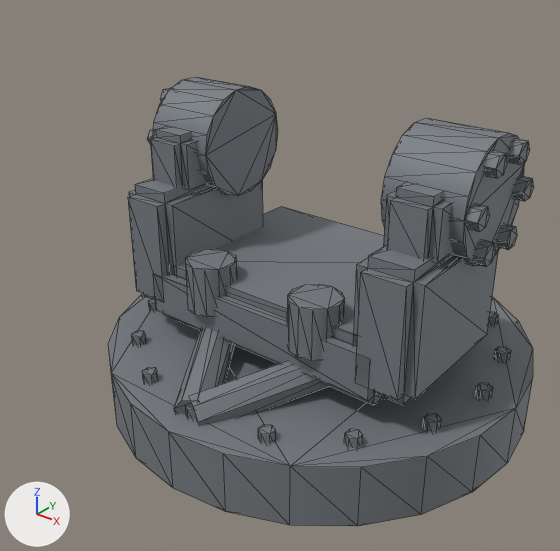
The glTF model prototype/assets/models/parts/tow_pintle_mount.glb as it was, and as the next commit left it.
Camera for both pictures: a 50 mm lens placed at (0.397, -0.559, 0.455), pointed at (-0.033, -0.022, 0.122). The axes (+X, +Y, +Z) are drawn at lower left. The lights are the same throughout. The older version comes first. Mesh edges are drawn as thin lines. Vertices at exactly the same position are counted once.

The older version as bpy lines, for what is in view:
```python
mat_tow_pintle_mount_mat = principled_material('tow_pintle_mount_mat')
mat_tow_pintle_mount_mat.base_color = (0.22, 0.24, 0.26)  # grey #81868b
mat_tow_pintle_mount_mat.metallic = 0.35
mat_tow_pintle_mount_mat.roughness = 0.72
me_tow_pintle_mount_mesh = bpy.data.meshes.new('tow_pintle_mount_mesh')
me_tow_pintle_mount_mesh.from_pydata(...)  # 696 vertices, 1232 faces; spans x -0.21..0.21, y -0.21..0.21, z 0.0..0.293
me_tow_pintle_mount_mesh.materials.append(mat_tow_pintle_mount_mat)  # grey #81868b
ob_tow_pintle_mount = bpy.data.objects.new('tow_pintle_mount', me_tow_pintle_mount_mesh)
ob_tow_pintle_mount.location = (0.0, 0.0, 0.0)
```
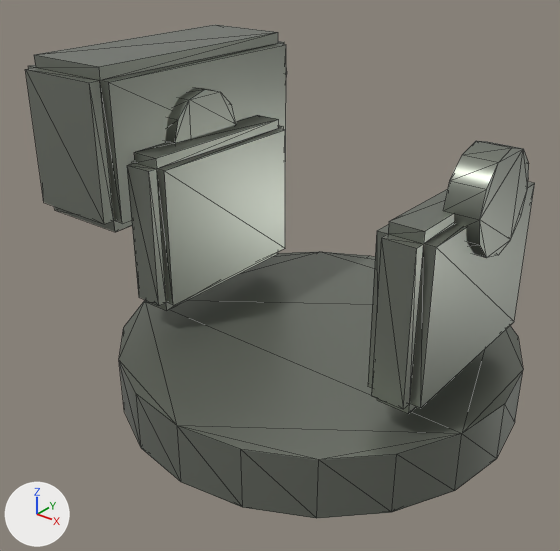
Where the change shows, as pixel boxes [x1, y1, x2, y2] in the pictures (560 x 551 px):
'tow_pintle_mount', surface changed, reshaped (20% wider, 10% taller)
    before: [109, 77, 534, 526]
    after: [25, 25, 535, 518]
part 1 of me_tow_pintle_mount_mesh, added
    after: [165, 87, 236, 143]
part 2 of me_tow_pintle_mount_mesh, added
    after: [119, 252, 523, 518]
part 3 of me_tow_pintle_mount_mesh, added
    after: [443, 141, 529, 257]
part 4 of me_tow_pintle_mount_mesh, rebuilt
    before: [128, 178, 263, 302]
    after: [127, 115, 285, 311]
part 5 of me_tow_pintle_mount_mesh, rebuilt
    before: [353, 245, 498, 405]
    after: [368, 182, 535, 414]
part 6 of me_tow_pintle_mount_mesh, added
    after: [25, 25, 286, 232]
part 7 of me_tow_pintle_mount_mesh, deleted
    before: [109, 77, 534, 526]

The change, as a list of edits to the scene's bpy script:
```text
Change mat_tow_pintle_mount_mat:
    mat_tow_pintle_mount_mat.metallic: 0.35 -> 0.65
    mat_tow_pintle_mount_mat.roughness: 0.72 -> 0.35
Change me_tow_pintle_mount_mesh:
    used by ob_tow_pintle_mount; location = (0.0, 0.0, 0.0)
    remove me_tow_pintle_mount_mesh.from_pydata(...)  # 696 vertices, 1232 faces; spans x -0.21..0.21, y -0.21..0.21, z 0.0..0.293
    add me_tow_pintle_mount_mesh.from_pydata(...)  # 248 vertices, 464 faces; spans x -0.28..0.2, y -0.2..0.2, z 0.0..0.32
    me_tow_pintle_mount_mesh part 1: a new loose piece, a 12-sided cylinder along x spanning x -0.176..-0.146, y -0.045..0.045, z 0.195..0.285, in mat_tow_pintle_mount_mat (grey #868b81)
    me_tow_pintle_mount_mesh part 2: a new loose piece, a 20-sided cylinder along z spanning x -0.2..0.2, y -0.2..0.2, z 0.0..0.06, in mat_tow_pintle_mount_mat (grey #868b81)
    me_tow_pintle_mount_mesh part 3: a new loose piece, a 12-sided cylinder along x spanning x 0.146..0.176, y -0.045..0.045, z 0.195..0.285, in mat_tow_pintle_mount_mat (grey #868b81)
    me_tow_pintle_mount_mesh part 4: the loose piece of 32 vertices spanning x -0.162..-0.102, y -0.105..0.045, z 0.09..0.21 is rebuilt with 32 vertices and now spans x -0.165..-0.115, y -0.1..0.1, z 0.08..0.24
    me_tow_pintle_mount_mesh part 5: the loose piece of 32 vertices spanning x 0.102..0.162, y -0.105..0.045, z 0.09..0.21 is rebuilt with 32 vertices and now spans x 0.115..0.165, y -0.1..0.1, z 0.08..0.24
    me_tow_pintle_mount_mesh part 6: a new loose piece of 32 vertices spanning x -0.28..-0.16, y -0.12..0.16, z 0.16..0.32, in mat_tow_pintle_mount_mat (grey #868b81)
    me_tow_pintle_mount_mesh part 7: 38 loose pieces with 632 vertices, spanning x -0.21..0.21, y -0.21..0.21, z 0.0..0.293, are deleted
    other edits to the shape of me_tow_pintle_mount_mesh do not show in these pictures
```
